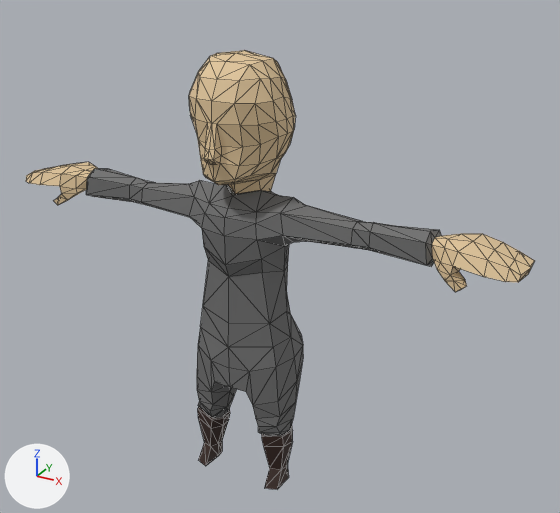
Before and after pictures for a commit that changed the glTF model public/models/hero.glb.
Both versions are drawn from a 50 mm camera at (4.62, -7.37, 6.97) aimed at (0.39, 0.32, 3.12). The axes (+X, +Y, +Z) are drawn at lower left. The lights are the same throughout. The picture after the commit comes second. Mesh edges are drawn as thin lines.

Before the edit, the objects in view are built like this:
```python
me_ncl1_29_002 = bpy.data.meshes.new('_ncl1_29.002')
me_ncl1_29_002.from_pydata(...)  # 480 vertices, 956 faces; spans x -3.4..3.4, y -0.59..0.79, z 0.0..5.6
# faces by material slot: [398, 436, 122]
me_ncl1_29_002.materials.append(mat_armor)  # dark grey #6d6d6d
me_ncl1_29_002.materials.append(mat_skin)  # beige #e0c59a
me_ncl1_29_002.materials.append(mat_boots)  # brown #311d16
ob_knight = bpy.data.objects.new('Knight', me_ncl1_29_002)
ob_knight.location = (0.0, 0.0, 0.0)
```
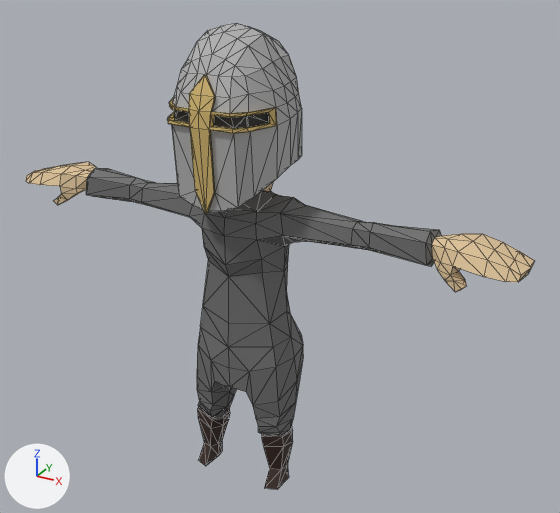
Pixel boxes (x1, y1, x2, y2) of what changed, in the pictures (560 x 513 px):
'Helmet3', added
    after: (167, 23, 302, 214)
    faces in mat_grey (grey #afafaf): (171, 23, 302, 213)
    faces in mat_golden (yellow #d1b56e): (167, 75, 277, 214)
    faces in mat_black (black #2e2e2e): (174, 110, 269, 129)

The change, as a diff of the scene's bpy script:
```diff
--- a/public/models/hero.glb.py
+++ b/public/models/hero.glb.py
@@ mat_grey @@
+mat_grey = principled_material('Grey')
+mat_grey.base_color = (0.429, 0.429, 0.429)  # grey #afafaf
+mat_grey.roughness = 0.69
@@ mat_black @@
+mat_black = principled_material('Black')
+mat_black.base_color = (0.0272, 0.0272, 0.0272)  # black #2e2e2e
+mat_black.roughness = 0.69
@@ mat_golden @@
+mat_golden = principled_material('Golden')
+mat_golden.base_color = (0.638, 0.46, 0.157)  # yellow #d1b56e
+mat_golden.roughness = 0.69
@@ me_ncl1_29_003 @@
+me_ncl1_29_003.from_pydata(...)  # 330 vertices, 656 faces; spans x -0.67..0.67, y -0.71..0.82, z -0.62..1.35
+# faces by material slot: [452, 192, 12]
+me_ncl1_29_003.materials.append(mat_grey)  # grey #afafaf
+me_ncl1_29_003.materials.append(mat_golden)  # yellow #d1b56e
+me_ncl1_29_003.materials.append(mat_black)  # black #2e2e2e
@@ ob_helmet3 @@
+ob_helmet3 = bpy.data.objects.new('Helmet3', me_ncl1_29_003)
+ob_helmet3.location = (0.0, -0.04, 4.56)
```
